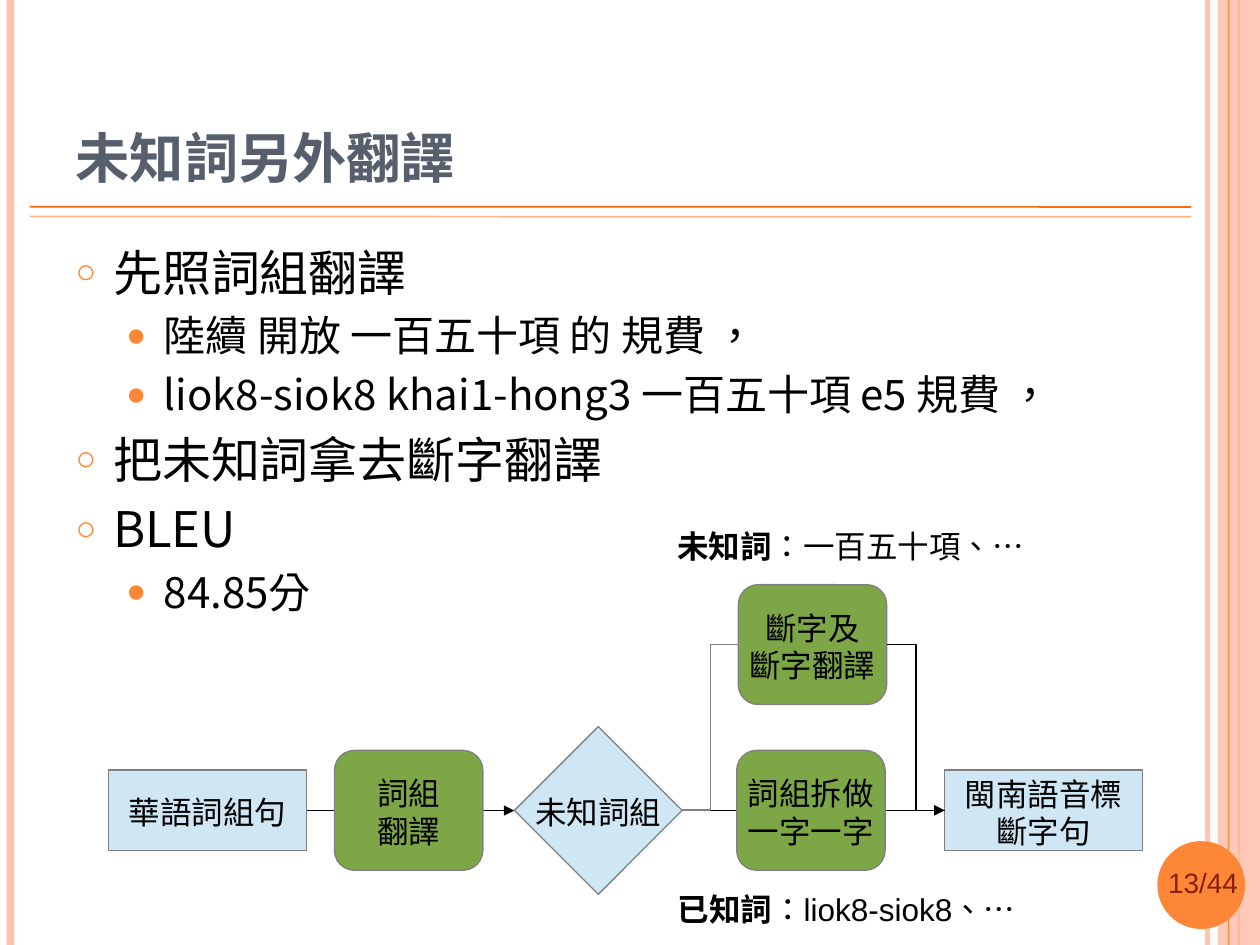
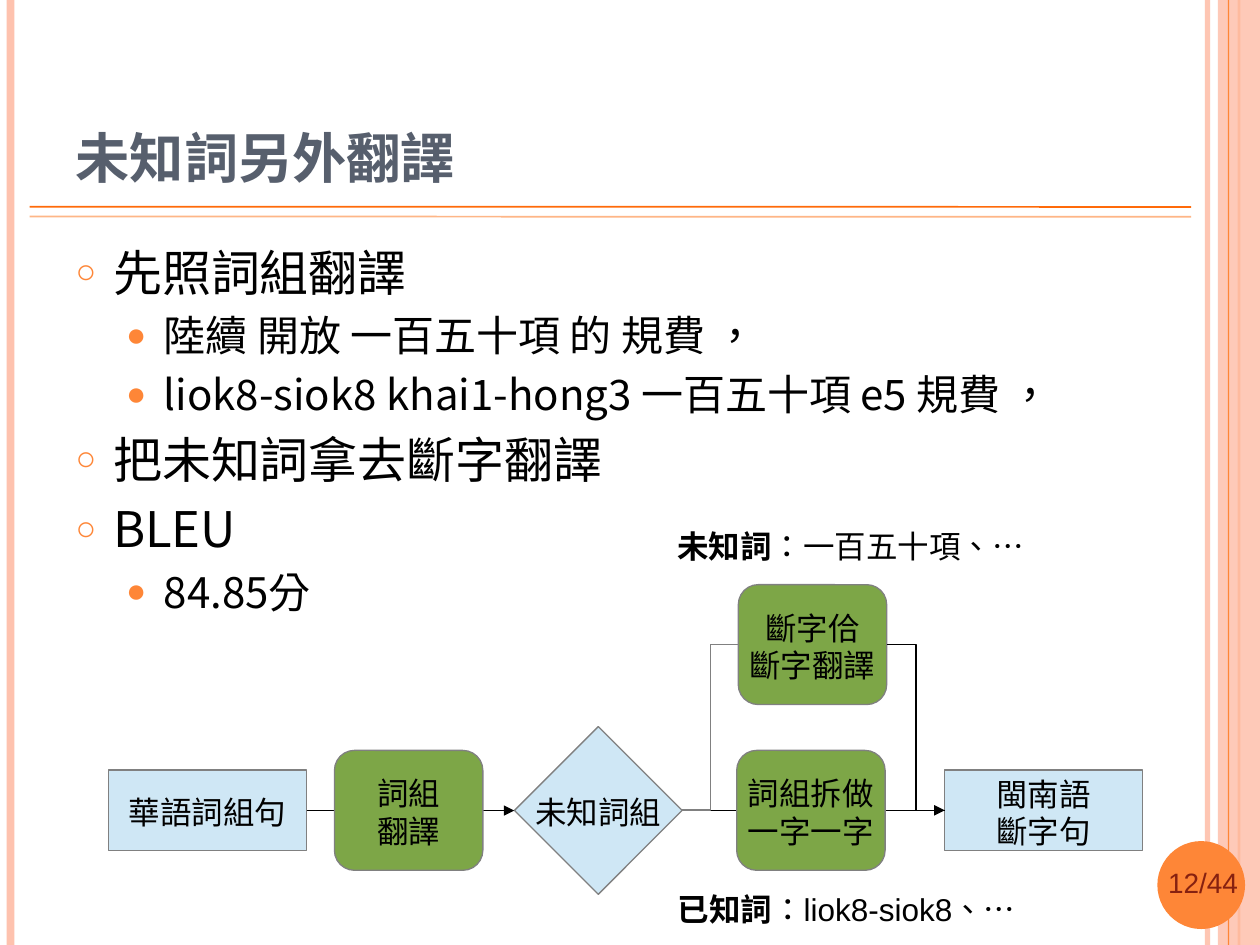
Before and after one commit to sih4sing5hong5/po3-ko3_tau5-iann2-phinn3, a slide deck: slide 12 of 翻譯報告.pptx (slide 13 before the commit). Drawn at 1260x945 pixels with LibreOffice and Linux fonts; fonts in the diff are those of the drawing; background and template pictures are left out. Boxes give left, top, right and bottom in pixels: in the first picture for what was removed or moved away, otherwise in the second. Text is boxed around its words. In the diff, an @@ line names an element or a change of style, - is before the commit and + after.

```diff
--- a/翻譯報告.pptx
+++ b/翻譯報告.pptx
@@ text in rounded rectangle at <box>765,613,859,643</box>: text changed @@
-斷字及
+斷字佮
@@ text in rectangle at <box>996,779,1090,809</box>: text changed @@
-閩南語音標
+閩南語
@@ page number at <box>1168,873,1238,893</box>: text changed @@
-13/44
+12/44
```
Also in this commit, not shown: 19 other slides changed, 2 slides added.
